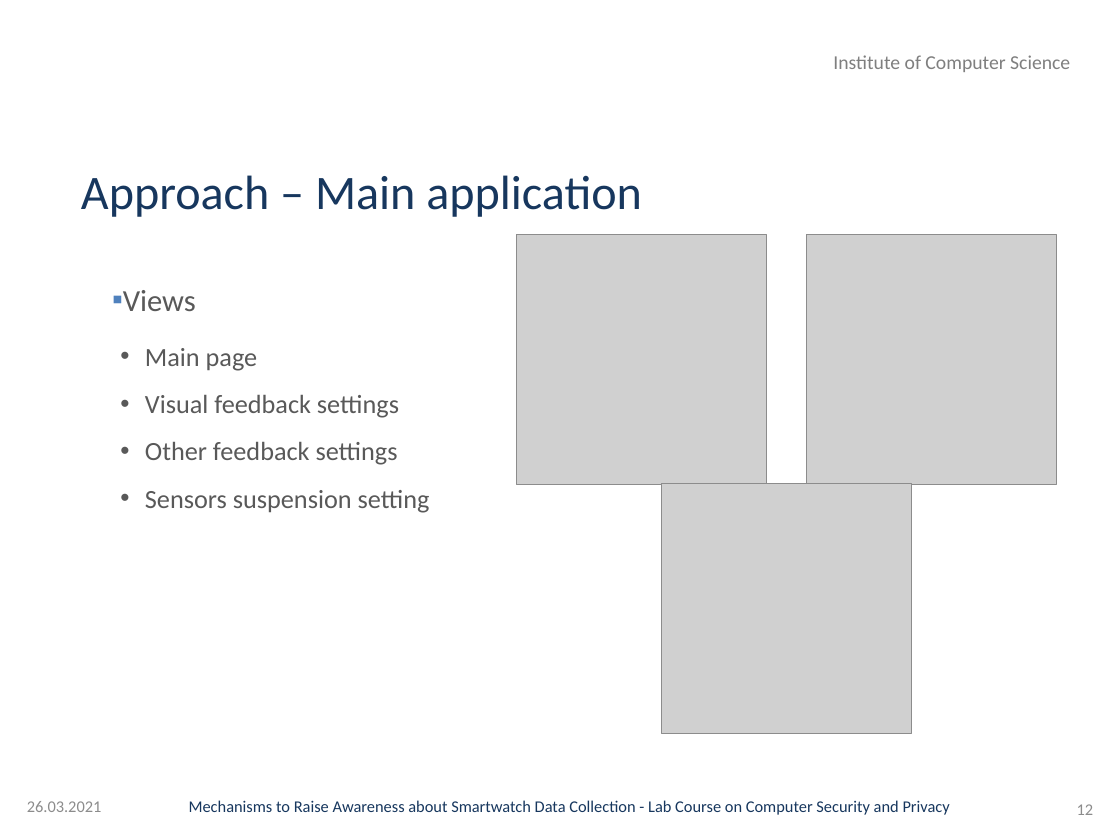
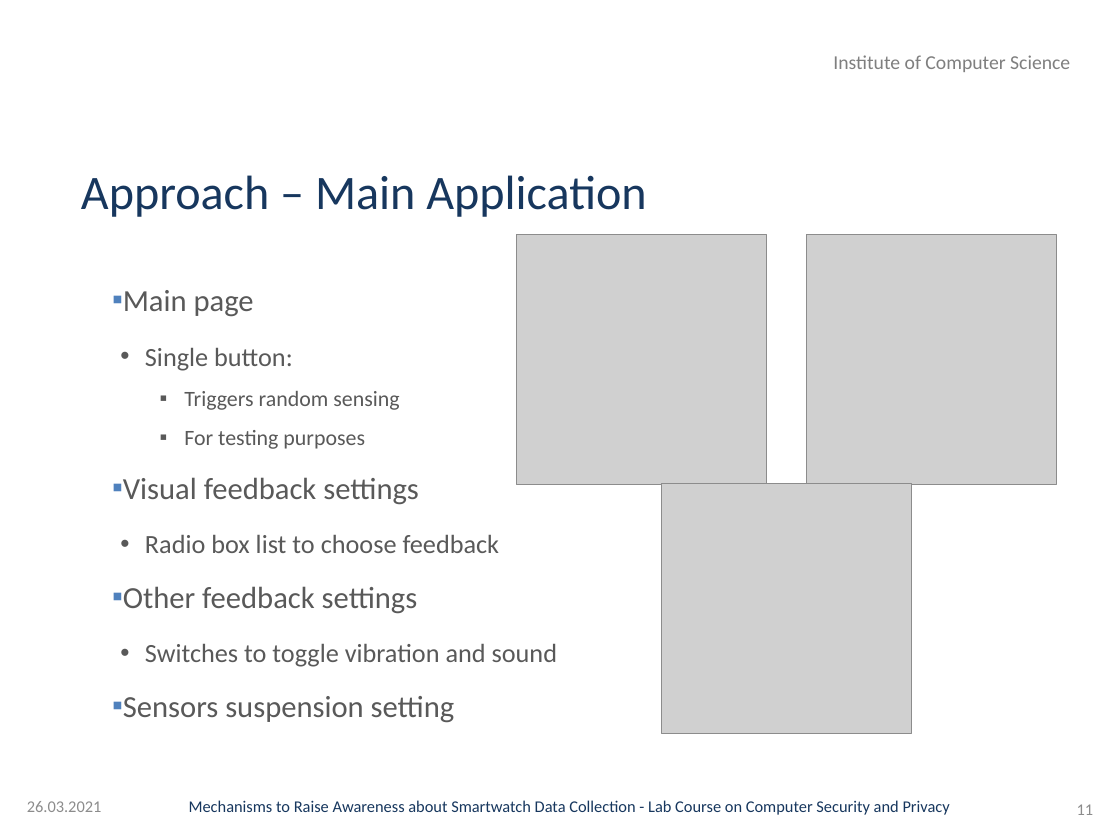
Before and after one commit to GAUG-Contributions/Practical_Course_Computer_Security_and_Privacy, a slide deck: slide 11 of Presentation/Presentation.pptx (slide 12 before the commit). Drawn at 1120x840 pixels with LibreOffice and Linux fonts; fonts in the diff are those of the drawing; grey boxes stand for pictures; background and template pictures are left out. Boxes give left, top, right and bottom in pixels: in the first picture for what was removed or moved away, otherwise in the second. Text is boxed around its words. In the diff, an @@ line names an element or a change of style, - is before the commit and + after.

```diff
--- a/Presentation/Presentation.pptx
+++ b/Presentation/Presentation.pptx
@@ title at (x1=81, y1=175, x2=646, y2=217): text changed @@
-Approach – Main application
+Approach – Main Application
@@ text at (x1=123, y1=290, x2=196, y2=311): paragraph removed @@
-▪ Views
@@ text at (x1=123, y1=290, x2=455, y2=723): size 24 to 28 pt in "Main page", "Visual feedback settings", "Other feedback settings", "Sensors suspension setting"; bullet • to ▪; list level 2 to 1 in "Main page"; list level 2 to 1 in "Visual feedback settings"; list level 2 to 1 in "Other feedback settings"; list level 2 to 1 in "Sensors suspension setting" @@
@@ text at (x1=145, y1=348, x2=399, y2=449): paragraphs added @@
+  • Single button:
+    ▪ Triggers random sensing
+    ▪ For testing purposes
@@ text at (x1=145, y1=535, x2=500, y2=553): paragraph added @@
+  • Radio box list to choose feedback
@@ text at (x1=145, y1=644, x2=557, y2=667): paragraph added @@
+  • Switches to toggle vibration and sound
@@ page number at (x1=1077, y1=804, x2=1094, y2=815): text changed @@
-12
+11
```
Also in this commit, not shown: 7 other slides changed, 1 slide added, 2 slides removed.
